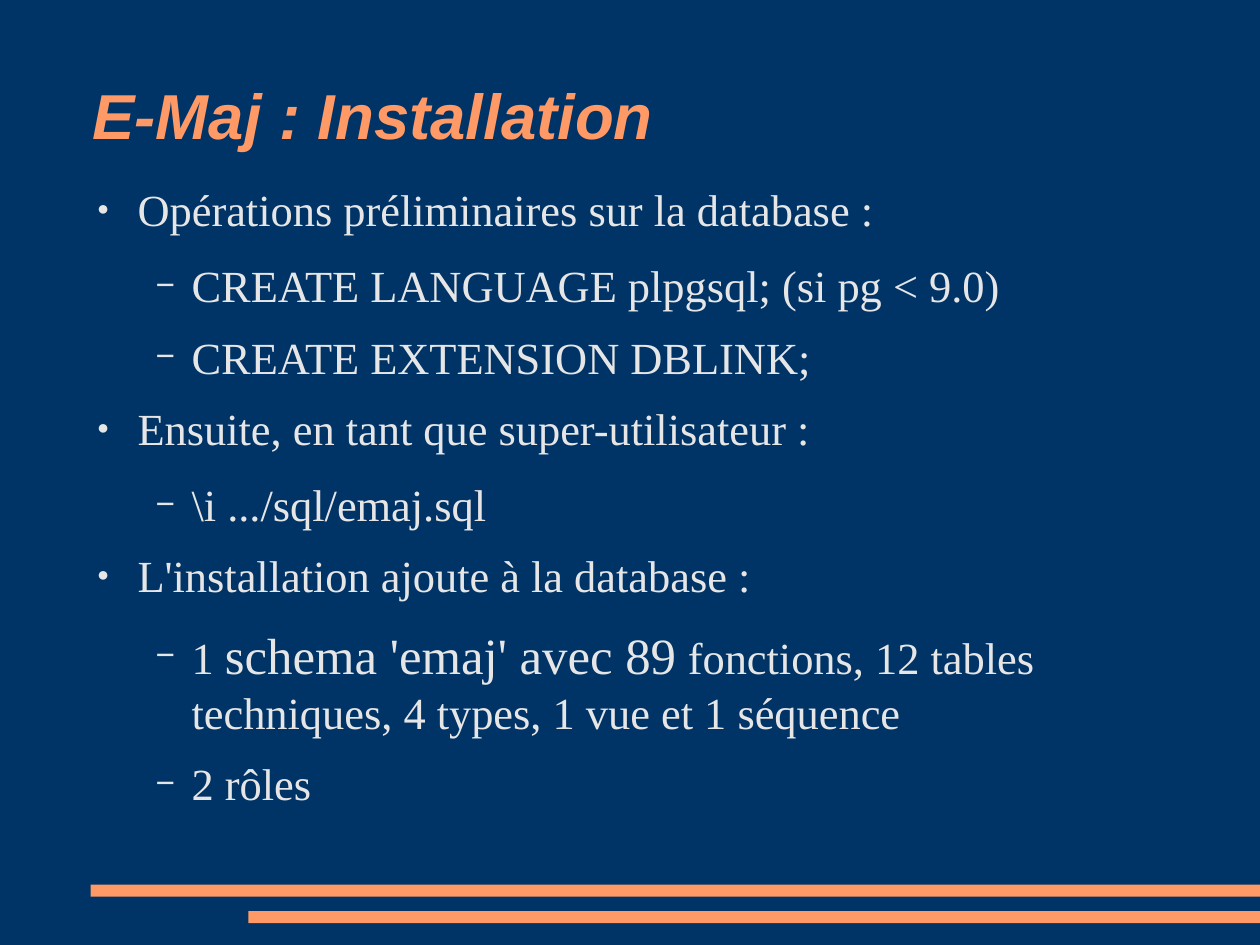
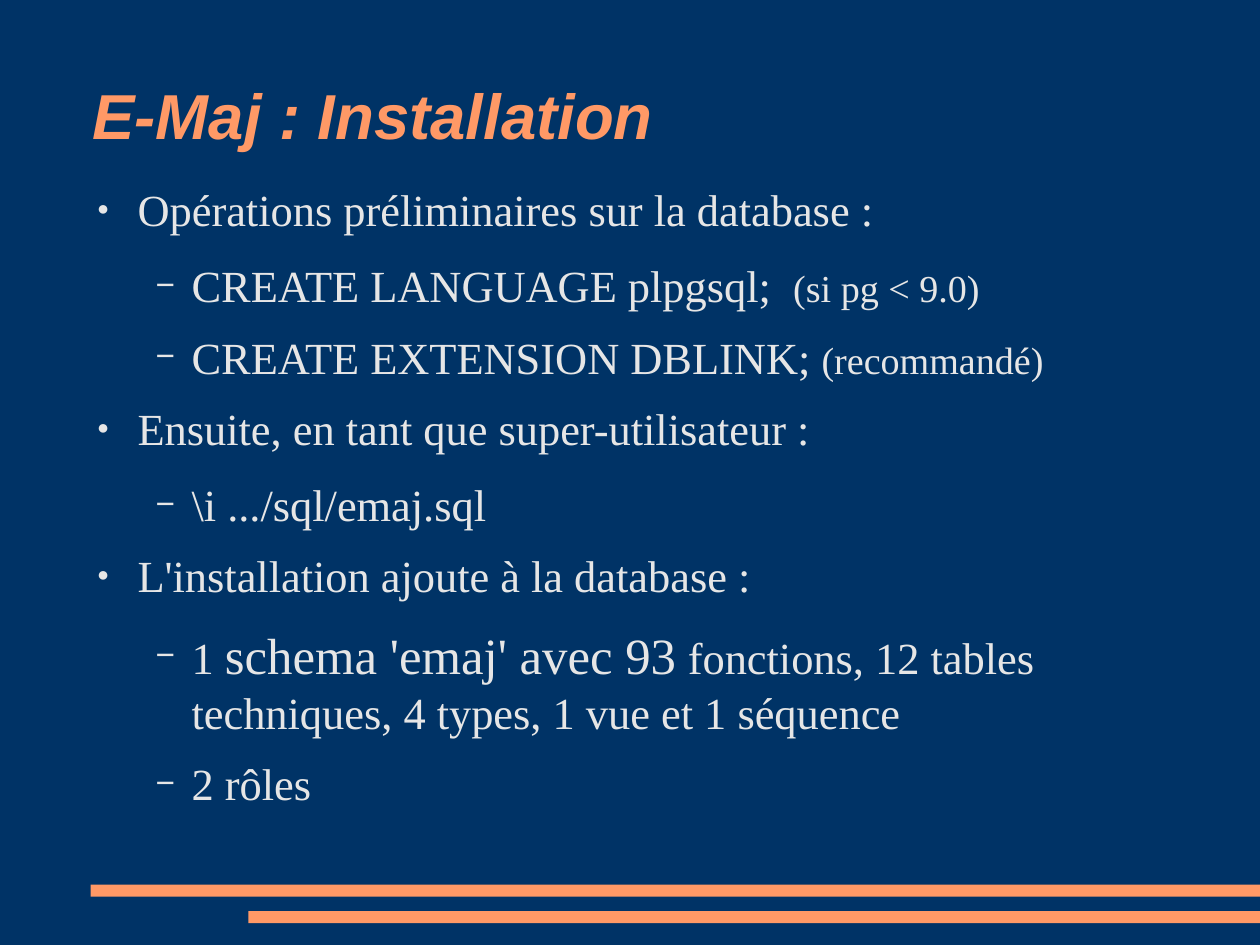
Before and after one commit to beaud76/emaj_doc, a slide deck: slide 8 of Emaj_pres_fr.odp (slide 9 before the commit). Drawn at 1260x945 pixels with LibreOffice and Linux fonts; fonts in the diff are those of the drawing. Boxes give left, top, right and bottom in pixels: in the first picture for what was removed or moved away, otherwise in the second. Text is boxed around its words. In the diff, an @@ line names an element or a change of style, - is before the commit and + after.

```diff
--- a/Emaj_pres_fr.odp
+++ b/Emaj_pres_fr.odp
@@ text at box(192, 271, 979, 311): size 28 to 24 pt in "(si pg < 9.0)" @@
@@ text at box(192, 344, 1044, 381): text changed @@
-  − CREATE EXTENSION DBLINK;
+  − CREATE EXTENSION DBLINK; (recommandé)
@@ text at box(192, 638, 1034, 738): text changed @@
-  − 1 schema 'emaj' avec 89 fonctions, 12 tables techniques, 4 types, 1 vue et 1 séquence
+  − 1 schema 'emaj' avec 93 fonctions, 12 tables techniques, 4 types, 1 vue et 1 séquence
```
Also in this commit, not shown: 9 other slides changed, 3 slides added, 1 slide removed, 3 other files.
